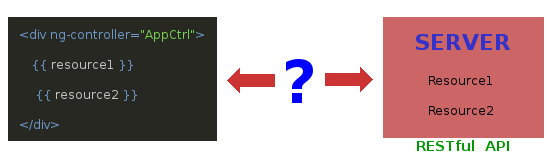
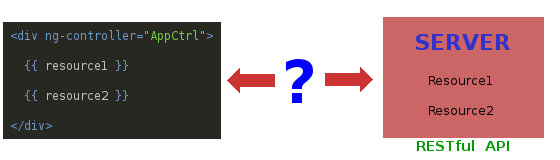
Layers edited between the first and the second w=560, h=160 image:
removed layer "ng-term" over [8, 17, 217, 141]
added layer "Clipboard" above "terminal background" over [11, 30, 213, 131]
added layer "terminal background" over [3, 22, 221, 139]
